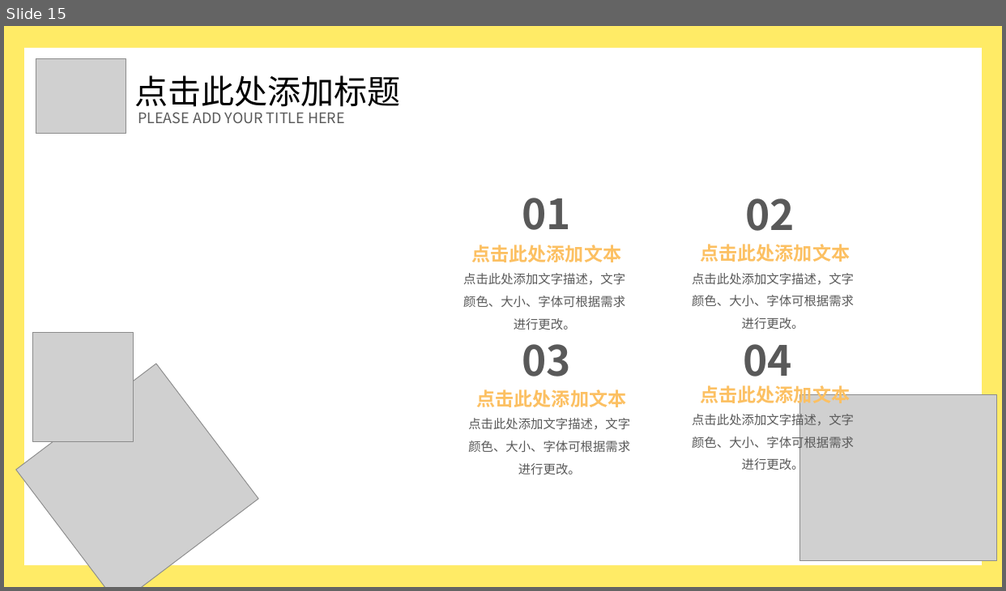
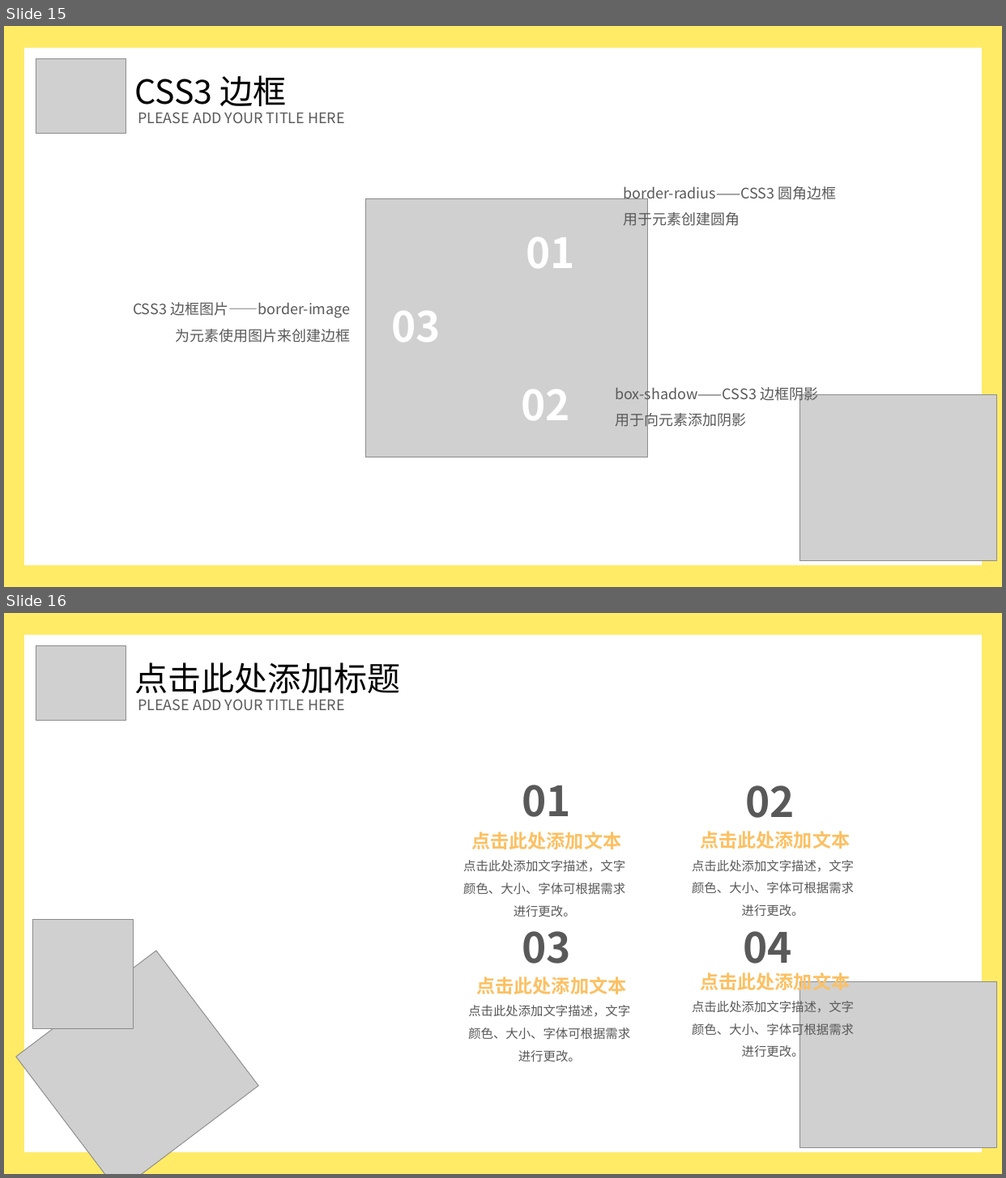
Before and after one commit to WTiffan/H5andC3, a slide deck: H5 C3新特性.pptx. Shown one above the other, each under a label of ours: slide 15 before the commit, slides 15 and 16 after it. The pictures are 1006x591 and 1006x1178 pixels, drawn with LibreOffice and Linux fonts; fonts in the diff are those of the drawing; grey boxes stand for pictures. Boxes give left, top, right and bottom in pixels: in the first picture for what was removed or moved away, otherwise in the second. Text is boxed around its words. In the diff, an @@ line names an element or a change of style, - is before the commit and + after.

```diff
--- a/H5 C3新特性.pptx
+++ b/H5 C3新特性.pptx
@@ slide 15 added at (4, 26, 1002, 587), background #FFFFFF; not listed: 2 template elements that a slide beside it also shows @@
@@ picture added at (36, 59, 126, 134) @@
@@ text added at (134, 75, 287, 113), 32 pt, text #000000 @@
+CSS3 边框
@@ text added at (138, 112, 345, 123), 14 pt, text #595959 @@
+PLEASE ADD YOUR TITLE HERE
@@ text added at (623, 186, 837, 229), 14 pt, text #595959 @@
+border-radius——CSS3 圆角边框
+用于元素创建圆角
@@ picture added at (365, 199, 648, 458) @@
@@ text added at (526, 237, 575, 268), 40 pt, text #FFFFFF, bold @@
+01
@@ text added at (133, 302, 351, 343), 14 pt, text #595959 @@
+CSS3 边框图片——border-image
+为元素使用图片来创建边框
@@ text added at (391, 311, 441, 342), 40 pt, text #FFFFFF, bold @@
+03
@@ text added at (522, 390, 571, 420), 40 pt, text #FFFFFF, bold @@
+02
@@ text added at (615, 385, 818, 430), 14 pt, text #595959 @@
+box-shadow——CSS3 边框阴影
+用于向元素添加阴影
@@ picture added at (799, 395, 997, 561) @@
@@ what was slide 15 is now slide 16 @@
```
Also in this commit, not shown: 3 slides changed, 2 other slides added, 3 slides removed, 1 other file.
